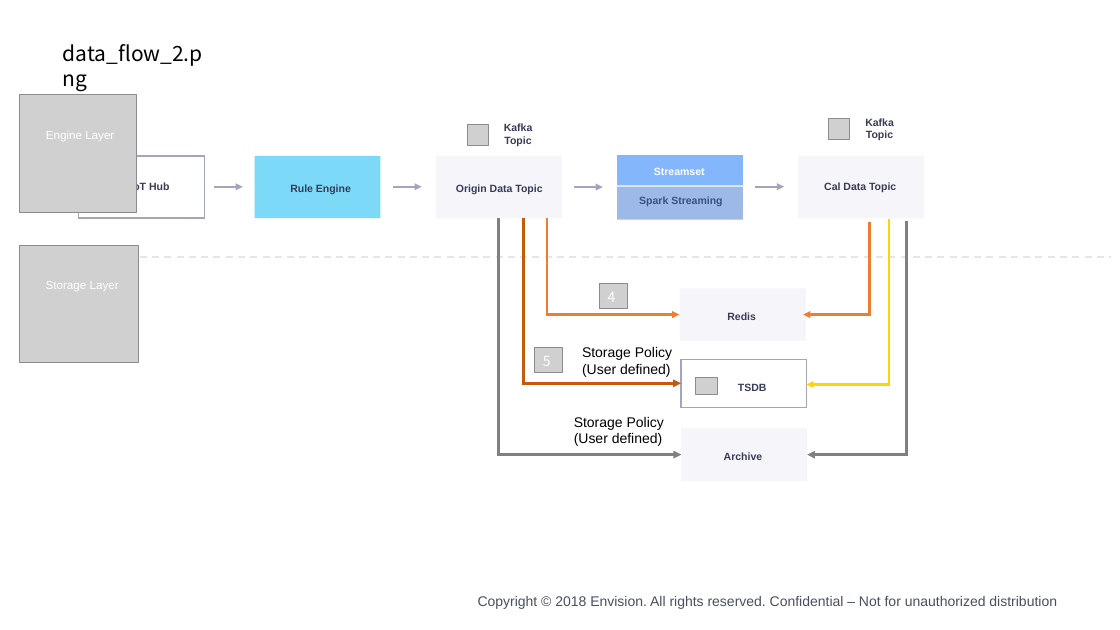
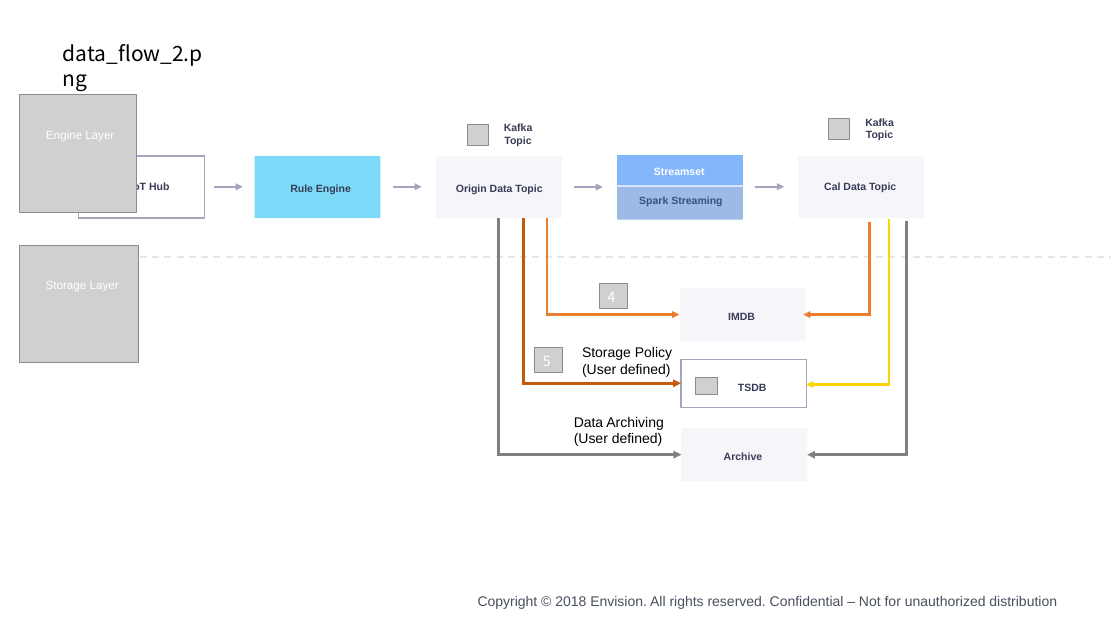
Before and after one commit to cchienhs/data_asset_en, a slide deck: slide 4 of media/data_asset_en.pptx. Drawn at 1120x630 pixels with LibreOffice and Linux fonts; fonts in the diff are those of the drawing; grey boxes stand for pictures; background and template pictures are left out. Boxes give left, top, right and bottom in pixels: in the first picture for what was removed or moved away, otherwise in the second. Text is boxed around its words. In the diff, an @@ line names an element or a change of style, - is before the commit and + after.

```diff
--- a/media/data_asset_en.pptx
+++ b/media/data_asset_en.pptx
@@ text at (x1=728, y1=312, x2=755, y2=323): text changed @@
-Redis
+IMDB
@@ text at (x1=574, y1=417, x2=663, y2=430): text changed @@
-Storage Policy
+Data Archiving
```
Also in this commit, not shown: 49 other files.
